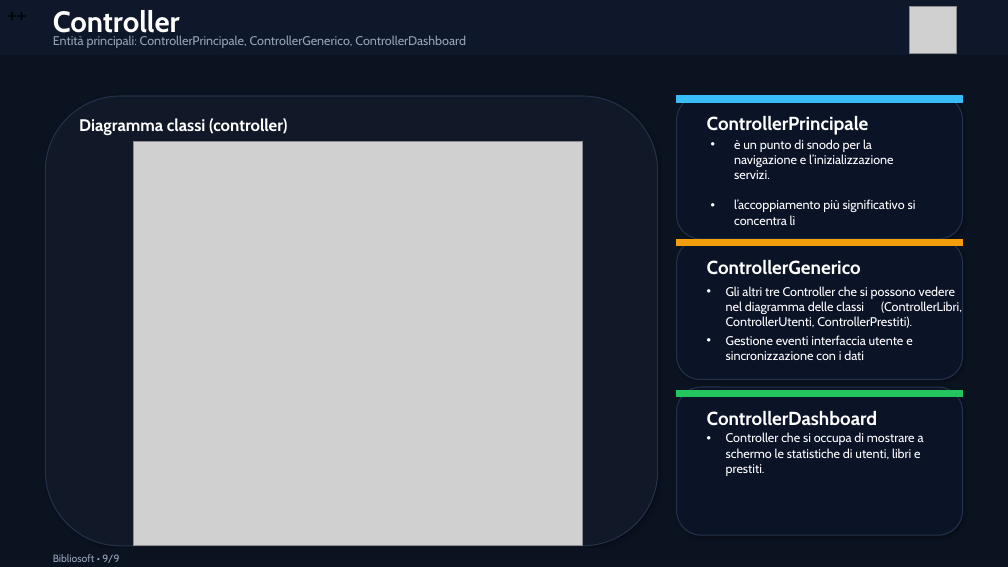
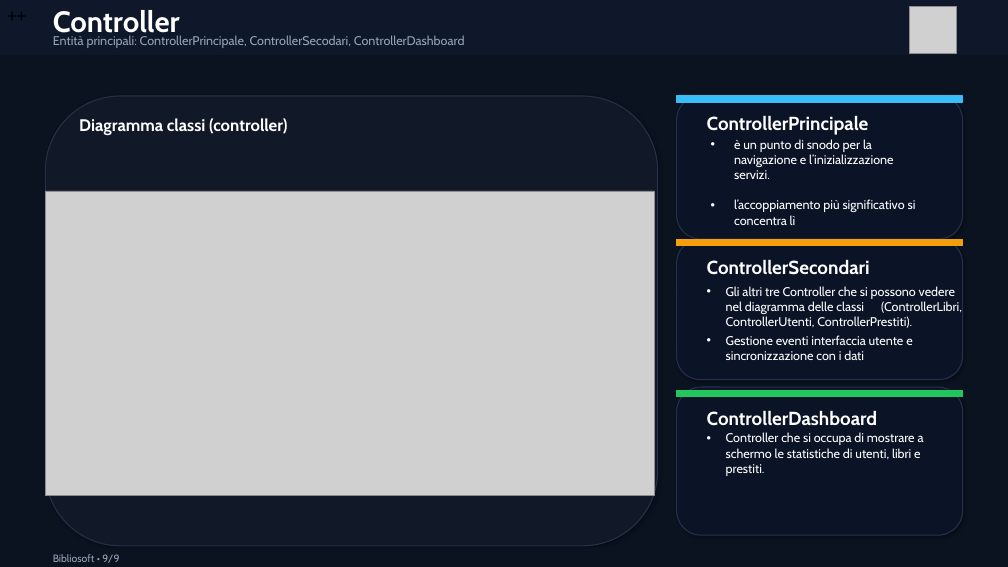
Before and after one commit to digregoriomario/bibliosoft, a slide deck: slide 9 of presentazione_bibliosoft.pptx. Drawn at 1008x567 pixels with LibreOffice and Linux fonts; fonts in the diff are those of the drawing; grey boxes stand for pictures. Boxes give left, top, right and bottom in pixels: in the first picture for what was removed or moved away, otherwise in the second. Text is boxed around its words. In the diff, an @@ line names an element or a change of style, - is before the commit and + after.

```diff
--- a/presentazione_bibliosoft.pptx
+++ b/presentazione_bibliosoft.pptx
@@ text at box(53, 35, 465, 48): text changed @@
-Entità principali: ControllerPrincipale, ControllerGenerico, ControllerDashboard
+Entità principali: ControllerPrincipale, ControllerSecodari, ControllerDashboard
@@ picture: place and size @@
-picture at box(133, 141, 583, 546)
+picture at box(45, 191, 654, 496)
@@ text at box(707, 259, 870, 275): text changed @@
-ControllerGenerico
+ControllerSecondari
```
Also in this commit, not shown: 4 other slides changed.
